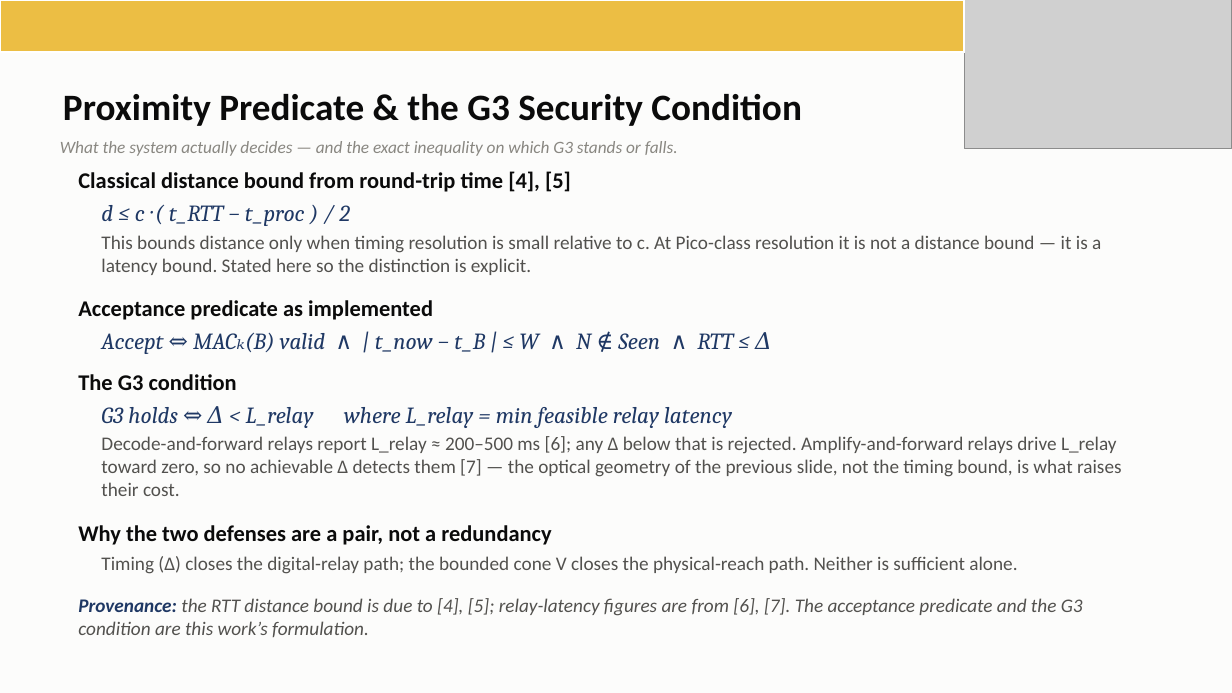
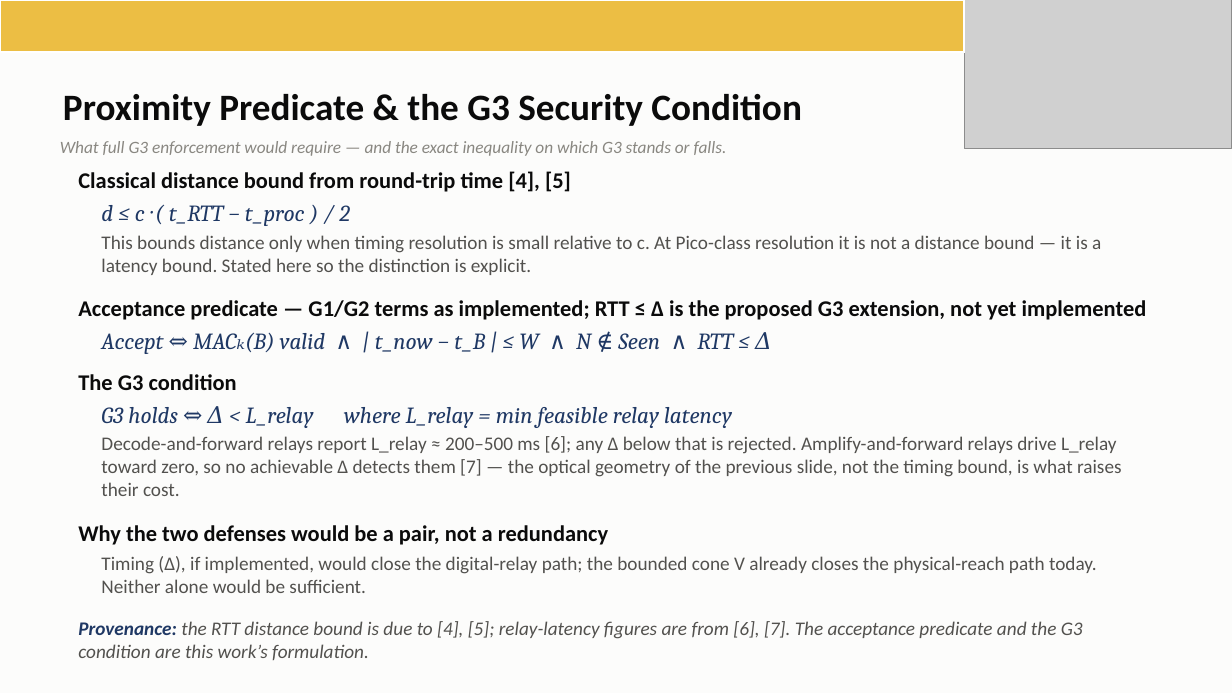
Before and after one commit to iotauth/lifi-auth, a slide deck: slide 22 of thesis_defense/lifi_thesis_defense.pptx. Drawn at 1232x693 pixels with LibreOffice and Linux fonts; fonts in the diff are those of the drawing; grey boxes stand for pictures. Boxes give left, top, right and bottom in pixels: in the first picture for what was removed or moved away, otherwise in the second. Text is boxed around its words. In the diff, an @@ line names an element or a change of style, - is before the commit and + after.

```diff
--- a/thesis_defense/lifi_thesis_defense.pptx
+++ b/thesis_defense/lifi_thesis_defense.pptx
@@ text at (x1=60, y1=141, x2=727, y2=156): text changed @@
-What the system actually decides — and the exact inequality on which G3 stands or falls.
+What full G3 enforcement would require — and the exact inequality on which G3 stands or falls.
@@ text at (x1=78, y1=300, x2=1147, y2=320): text changed @@
-Acceptance predicate as implemented
+Acceptance predicate — G1/G2 terms as implemented; RTT ≤ Δ is the proposed G3 extension, not yet implemented
@@ text at (x1=78, y1=525, x2=1097, y2=593): text changed @@
-Why the two defenses are a pair, not a redundancy
-Timing (Δ) closes the digital-relay path; the bounded cone V closes the physical-reach path. Neither is sufficient alone.
+Why the two defenses would be a pair, not a redundancy
+Timing (Δ), if implemented, would close the digital-relay path; the bounded cone V already closes the physical-reach path today. Neither alone would be sufficient.
```
Also in this commit, not shown: 2 other slides changed, 4 other files.
